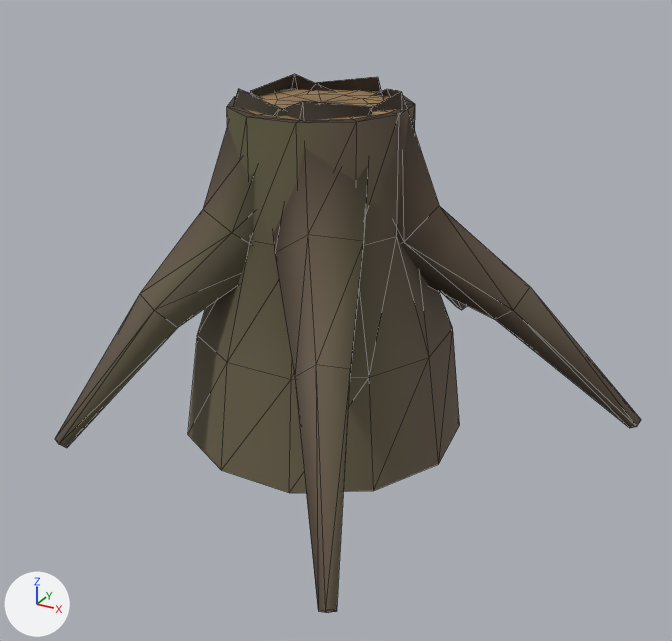
One commit to the glTF model assets/nature/stump.glb: the scene before it, then after it.
Camera for both pictures: a 50 mm lens placed at (1.48, -2.59, 1.1), pointed at (0.05, 0.0, -0.19). Every picture has the same lights, and +X, +Y and +Z are marked at lower left. The picture after the commit comes second. Mesh edges are drawn as thin lines. Objects named as collision shapes, trigger or cutter boxes, shadow casters or lower levels of detail are left out. Vertices at exactly the same position are counted once.

Objects in the first picture: 'LOD0'.
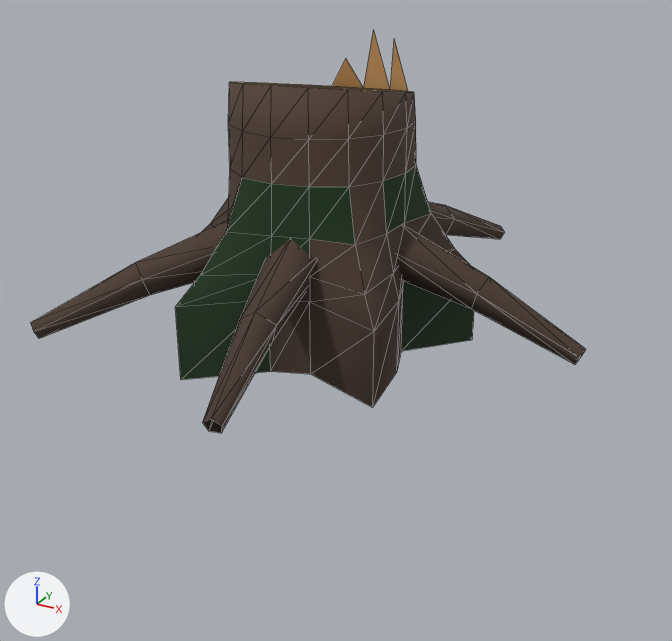
The change, as a diff of the scene's bpy script:
```diff
--- a/assets/nature/stump.glb.py
+++ b/assets/nature/stump.glb.py
@@ mat_bark @@
 n0 = _N.new('ShaderNodeBsdfPrincipled'); n0.name = 'Principled BSDF'
-n0.inputs[2].default_value = 0.85  # 'Roughness'
+n0.inputs[2].default_value = 0.92  # 'Roughness'
 n1 = _N.new('ShaderNodeOutputMaterial'); n1.name = 'Material Output'
+n3 = _N.new('ShaderNodeMix'); n3.name = 'Mix'
+n3.data_type = 'RGBA'
+n3.blend_type = 'MULTIPLY'
+n3.inputs[0].default_value = 1.0  # 'Factor'
+n3.inputs[7].default_value = (0.434, 0.144, 0.0482, 1.0)  # 'B', brown #b06a3e
 n2 = _N.new('ShaderNodeVertexColor'); n2.name = 'Color Attribute'
 _L.new(n0.outputs[0], n1.inputs[0])  # 'BSDF' to 'Surface'
-_L.new(n2.outputs[0], n0.inputs[0])  # 'Color' to 'Base Color'
+_L.new(n3.outputs[2], n0.inputs[0])  # 'Result' to 'Base Color'
+_L.new(n2.outputs[0], n3.inputs[6])  # 'Color' to 'A'
@@ mat_wood @@
 n0 = _N.new('ShaderNodeBsdfPrincipled'); n0.name = 'Principled BSDF'
 n1 = _N.new('ShaderNodeOutputMaterial'); n1.name = 'Material Output'
+n3 = _N.new('ShaderNodeMix'); n3.name = 'Mix'
+n3.data_type = 'RGBA'
+n3.blend_type = 'MULTIPLY'
+n3.inputs[0].default_value = 1.0  # 'Factor'
+n3.inputs[7].default_value = (0.578, 0.352, 0.15, 1.0)  # 'B', orange #c8a06c
 n2 = _N.new('ShaderNodeVertexColor'); n2.name = 'Color Attribute'
 _L.new(n0.outputs[0], n1.inputs[0])  # 'BSDF' to 'Surface'
-_L.new(n2.outputs[0], n0.inputs[0])  # 'Color' to 'Base Color'
+_L.new(n3.outputs[2], n0.inputs[0])  # 'Result' to 'Base Color'
+_L.new(n2.outputs[0], n3.inputs[6])  # 'Color' to 'A'
@@ mat_moss @@
+mat_moss = bpy.data.materials.new('Moss')
+# nodes: BsdfPrincipled, Mix, OutputMaterial, VertexColor
+# colours: dark green #4a6022, mixed with the vertex colours
@@ me_lod0 @@
 # used by ob_lod0; location = (0.0, 0.0, 0.0)
-me_lod0.from_pydata(...)  # 172 vertices, 296 faces; spans x -1.08..1.04, y -0.97..1.16, z -0.6..0.6
+me_lod0.from_pydata(...)  # 271 vertices, 471 faces; spans x -0.75..0.92, y -0.91..0.99, z -0.25..0.75
+# me_lod0 part 1: the loose piece of 67 vertices spanning x -0.49..0.49, y -0.46..0.5, z -0.6..0.55 is rebuilt with 196 vertices and now spans x -0.55..0.48, y -0.53..0.47, z -0.25..0.75
+# me_lod0 part 2: a new loose piece of 15 vertices spanning x 0.23..0.92, y -0.09..0.08, z -0.14..0.21, in mat_bark
+# me_lod0 part 3: a new loose piece of 15 vertices spanning x -0.01..0.31, y 0.21..0.99, z -0.14..0.21, in mat_bark
+# me_lod0 part 4: a new loose piece of 15 vertices spanning x -0.7..-0.12, y -0.7..-0.12, z -0.14..0.21, in mat_bark
+# me_lod0 part 5: a new loose piece of 15 vertices spanning x -0.03..0.21, y -0.91..-0.21, z -0.14..0.21, in mat_bark
+# me_lod0 part 6
+# 105 vertices are removed from x -1.08..1.04, y -0.97..1.16, z -0.58..0.6
+# 175 faces are deleted
+# other edits to the shape of me_lod0 do not show in these pictures
 me_lod0.materials.append(mat_bark)
 me_lod0.materials.append(mat_wood)
+me_lod0.materials.append(mat_moss)
```

Location of each change, [x1, y1, x2, y2] in pixels of the pictures (672 x 641 px):
'LOD0', recoloured, reshaped (25% shorter)
    before: [55, 74, 641, 613]
    after: [31, 29, 585, 433]
part 1 of me_lod0, rebuilt (10% wider, 6% shorter)
    before: [188, 89, 460, 493]
    after: [175, 29, 474, 407]
part 2 of me_lod0, added (brown)
    after: [397, 225, 585, 364]
part 3 of me_lod0, added
    after: [428, 202, 504, 239]
part 4 of me_lod0, added (brown)
    after: [31, 220, 228, 339]
part 5 of me_lod0, added (brown)
    after: [202, 239, 316, 433]
part 6 of me_lod0, deleted (brown)
    before: [55, 74, 641, 613]
